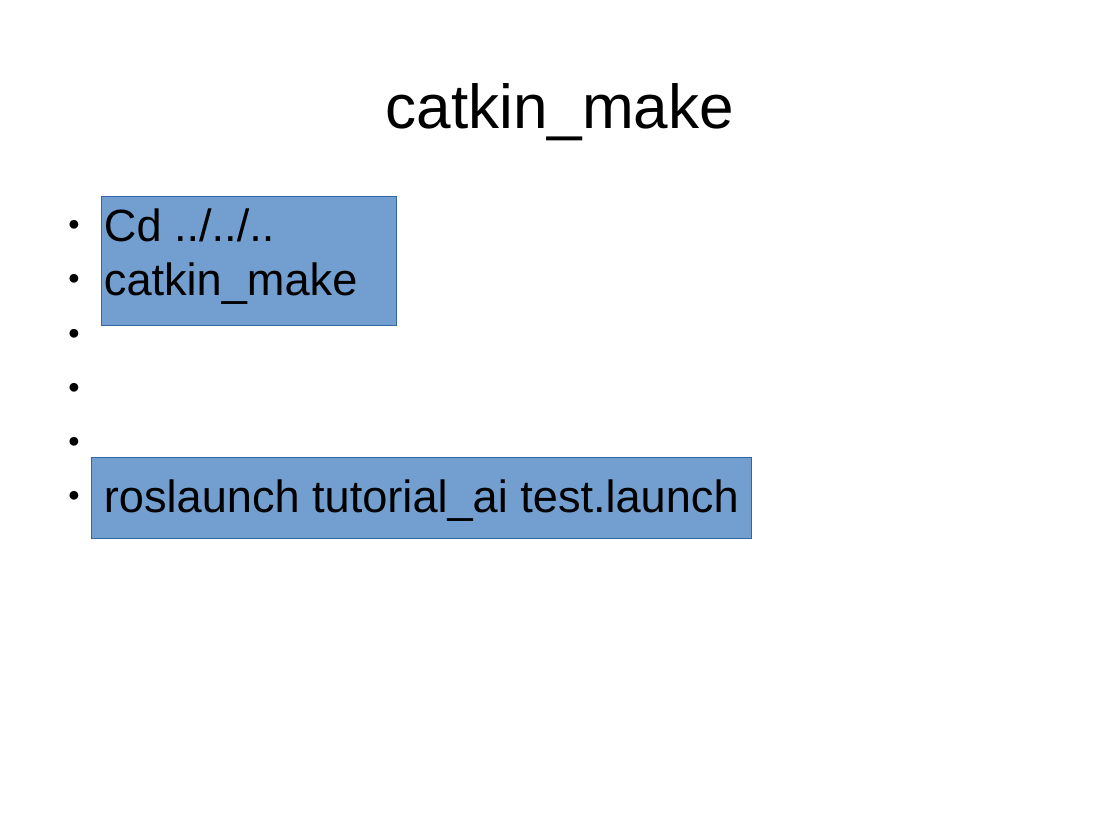
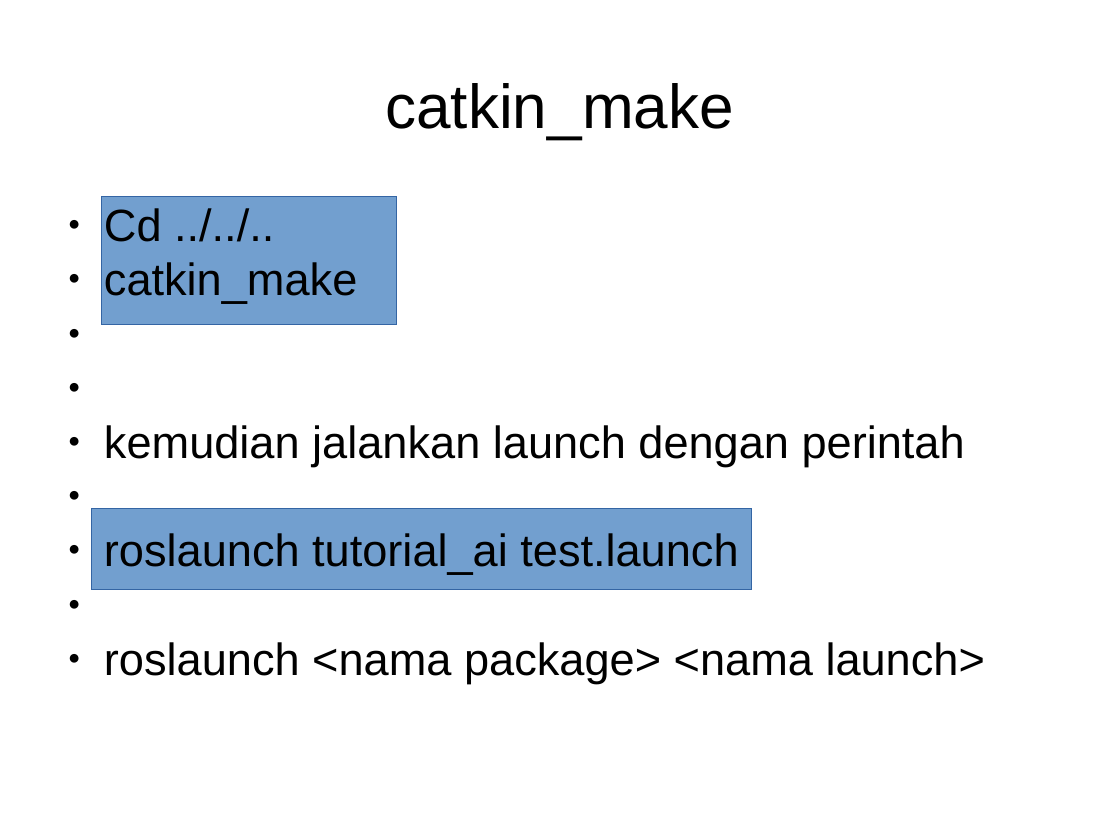
Before and after one commit to lp02781/pelatihan_ros, a slide deck: slide 8 of pelatihan_ros_2.pptx (slide 7 before the commit). Drawn at 1120x840 pixels with LibreOffice and Linux fonts; fonts in the diff are those of the drawing. Boxes give left, top, right and bottom in pixels: in the first picture for what was removed or moved away, otherwise in the second. Text is boxed around its words. In the diff, an @@ line names an element or a change of style, - is before the commit and + after.

```diff
--- a/pelatihan_ros_2.pptx
+++ b/pelatihan_ros_2.pptx
@@ text at box(104, 425, 965, 467): paragraph added @@
+● kemudian jalankan launch dengan perintah
@@ rectangle: place and size @@
-rectangle at box(91, 457, 752, 539)
+rectangle at box(91, 508, 752, 589)
@@ text at box(104, 642, 985, 683): paragraph added @@
+● roslaunch <nama package> <nama launch>
```
Also in this commit, not shown: 1 other slide changed, 2 slides added.
